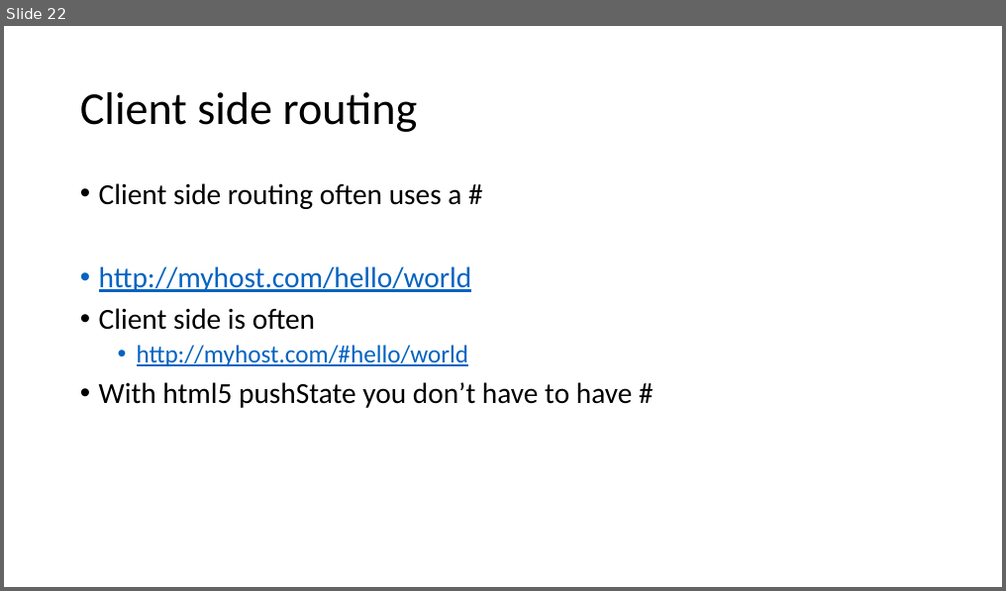
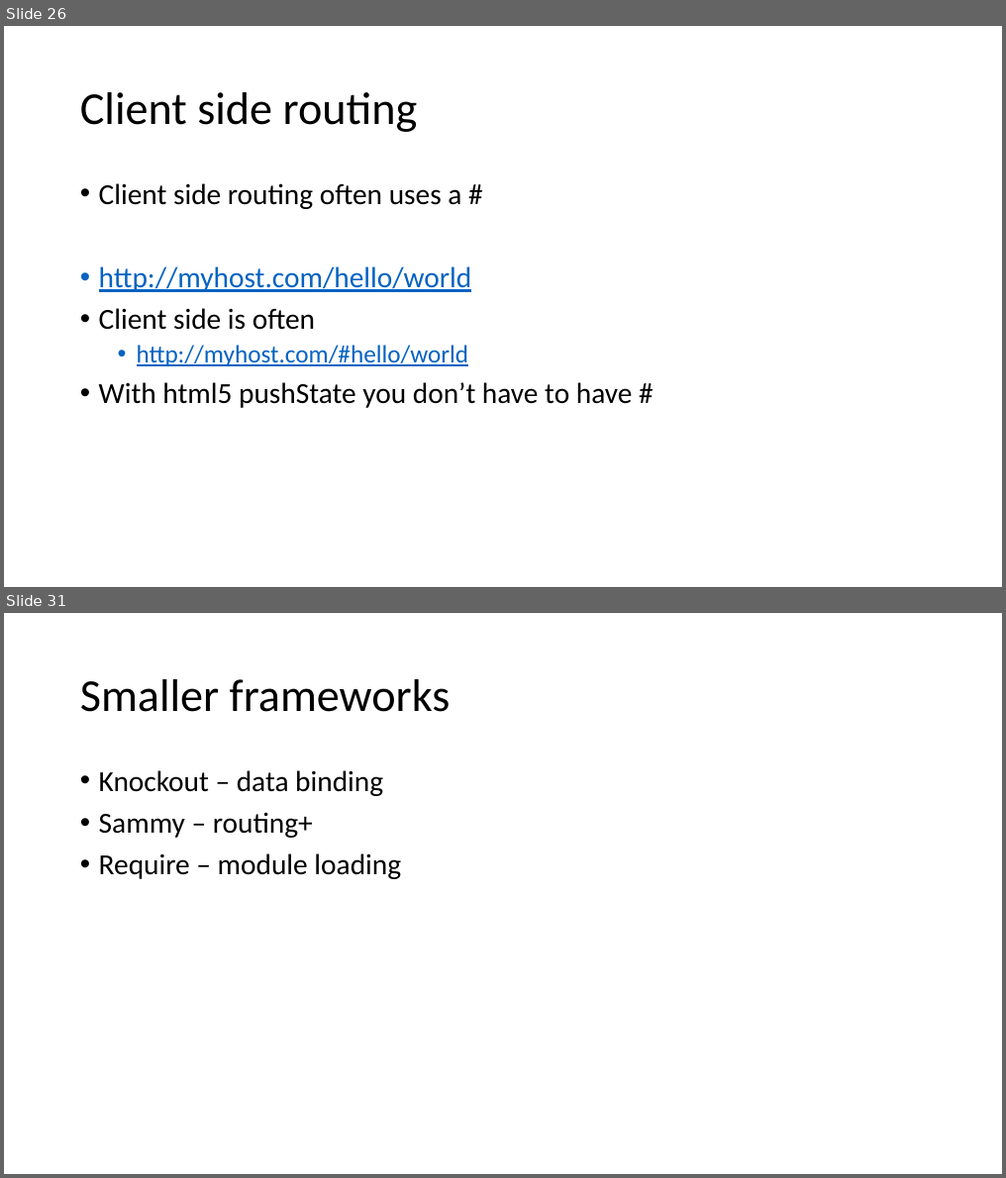
Before and after one commit to chadmichel/JavaScriptStuff, a slide deck: Java and You.pptx. Shown one above the other, each under a label of ours: slide 22 before the commit, slides 26 and 31 after it; the slides between them are not shown. The pictures are 1006x591 and 1006x1178 pixels, drawn with LibreOffice and Linux fonts; fonts in the diff are those of the drawing. Boxes give left, top, right and bottom in pixels: in the first picture for what was removed or moved away, otherwise in the second. Text is boxed around its words. In the diff, an @@ line names an element or a change of style, - is before the commit and + after.

```diff
--- a/Java and You.pptx
+++ b/Java and You.pptx
@@ slide 31 added at (4,613,1002,1174), background #FFFFFF @@
@@ title added at (80,679,450,712), 44 pt, text #000000 @@
+Smaller frameworks
@@ text added at (99,770,401,879), 28 pt, text #000000 @@
+• Knockout – data binding
+• Sammy – routing+
+• Require – module loading
@@ what was slide 22 is now slide 26 @@
```
Also in this commit, not shown: 1 slide changed, 8 other slides added, 2 slides removed, 9 other files.
